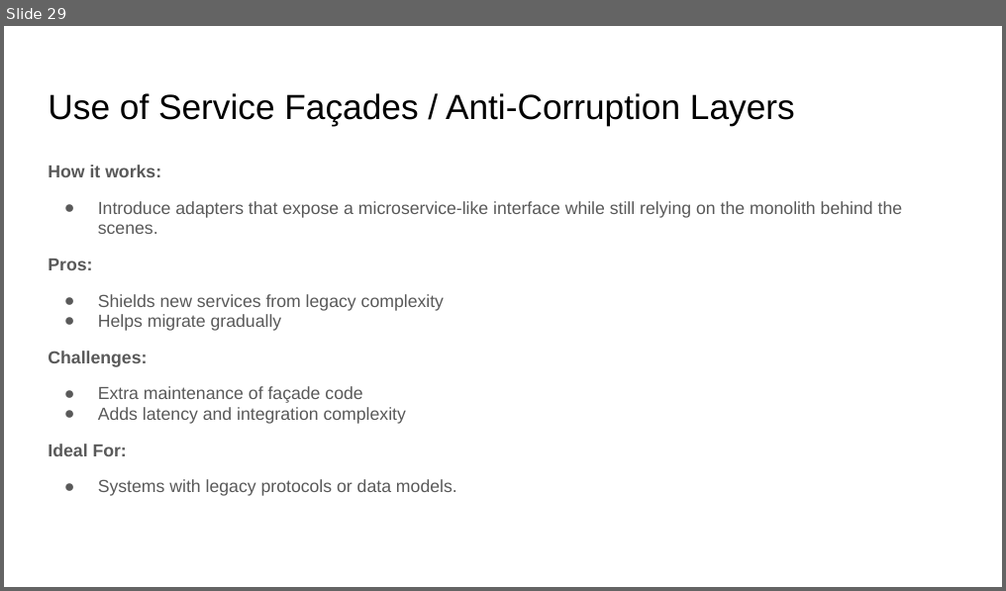
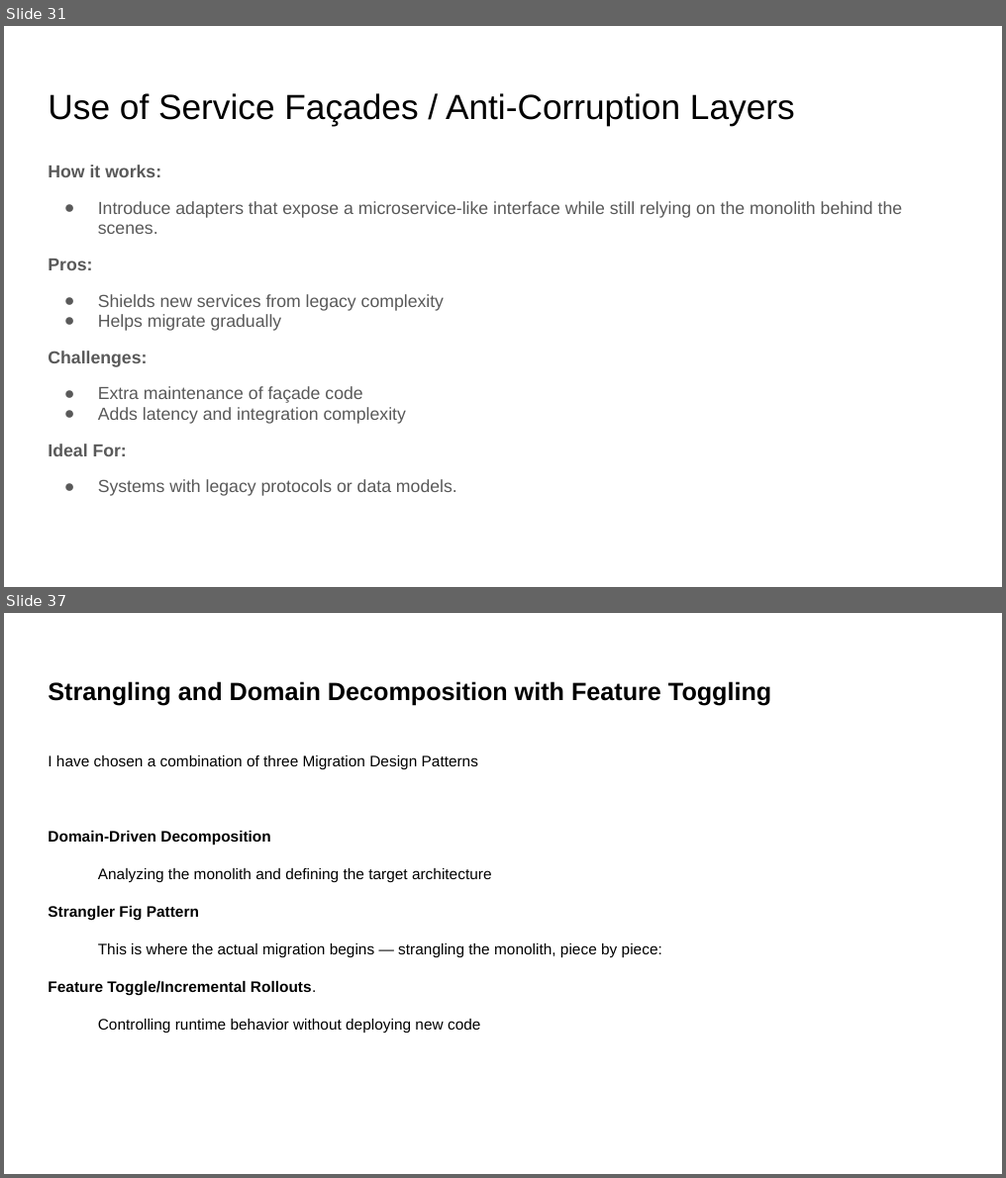
Before and after one commit to pfcit/nextgen-exam-system, a slide deck: ExamSystemMigration.pptx. Shown one above the other, each under a label of ours: slide 29 before the commit, slides 31 and 37 after it; the slides between them are not shown. The pictures are 1006x591 and 1006x1178 pixels, drawn with LibreOffice and Linux fonts; fonts in the diff are those of the drawing. Boxes give left, top, right and bottom in pixels: in the first picture for what was removed or moved away, otherwise in the second. Text is boxed around its words. In the diff, an @@ line names an element or a change of style, - is before the commit and + after.

```diff
--- a/ExamSystemMigration.pptx
+++ b/ExamSystemMigration.pptx
@@ slide 37 added at (x1=4, y1=613, x2=1002, y2=1174), background #FFFFFF @@
@@ title added at (x1=48, y1=681, x2=771, y2=706), 18 pt, text #000000, bold @@
+Strangling and Domain Decomposition with Feature Toggling
@@ text added at (x1=48, y1=756, x2=662, y2=1033), 11 pt, text #000000 @@
+I have chosen a combination of three Migration Design Patterns
+Domain-Driven Decomposition
+Analyzing the monolith and defining the target architecture
+Strangler Fig Pattern
+This is where the actual migration begins — strangling the monolith, piece by piece:
+Feature Toggle/Incremental Rollouts.
+Controlling runtime behavior without deploying new code
@@ what was slide 29 is now slide 31 @@
```
Also in this commit, not shown: 5 slides changed, 34 other slides added.
